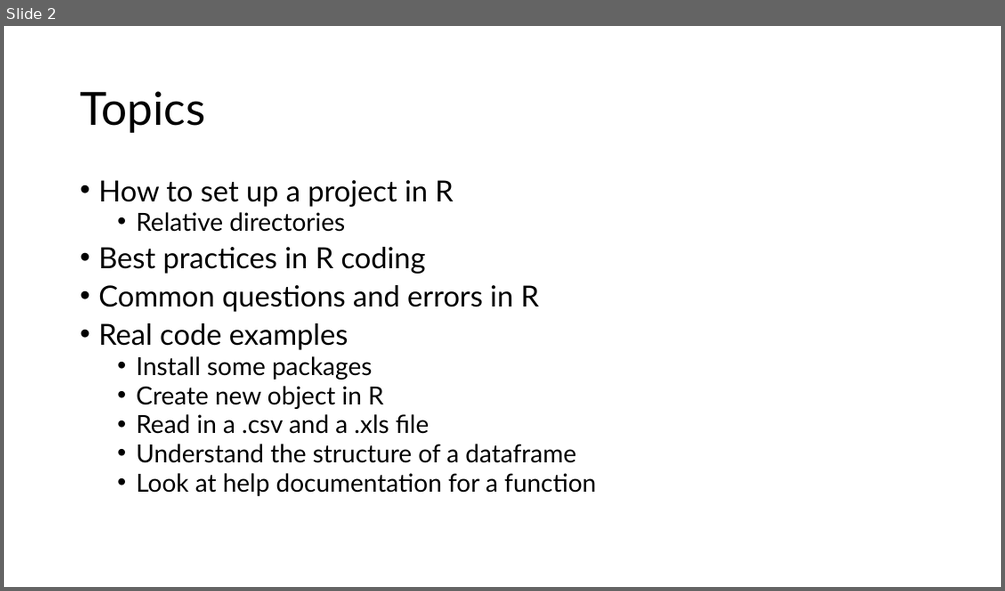
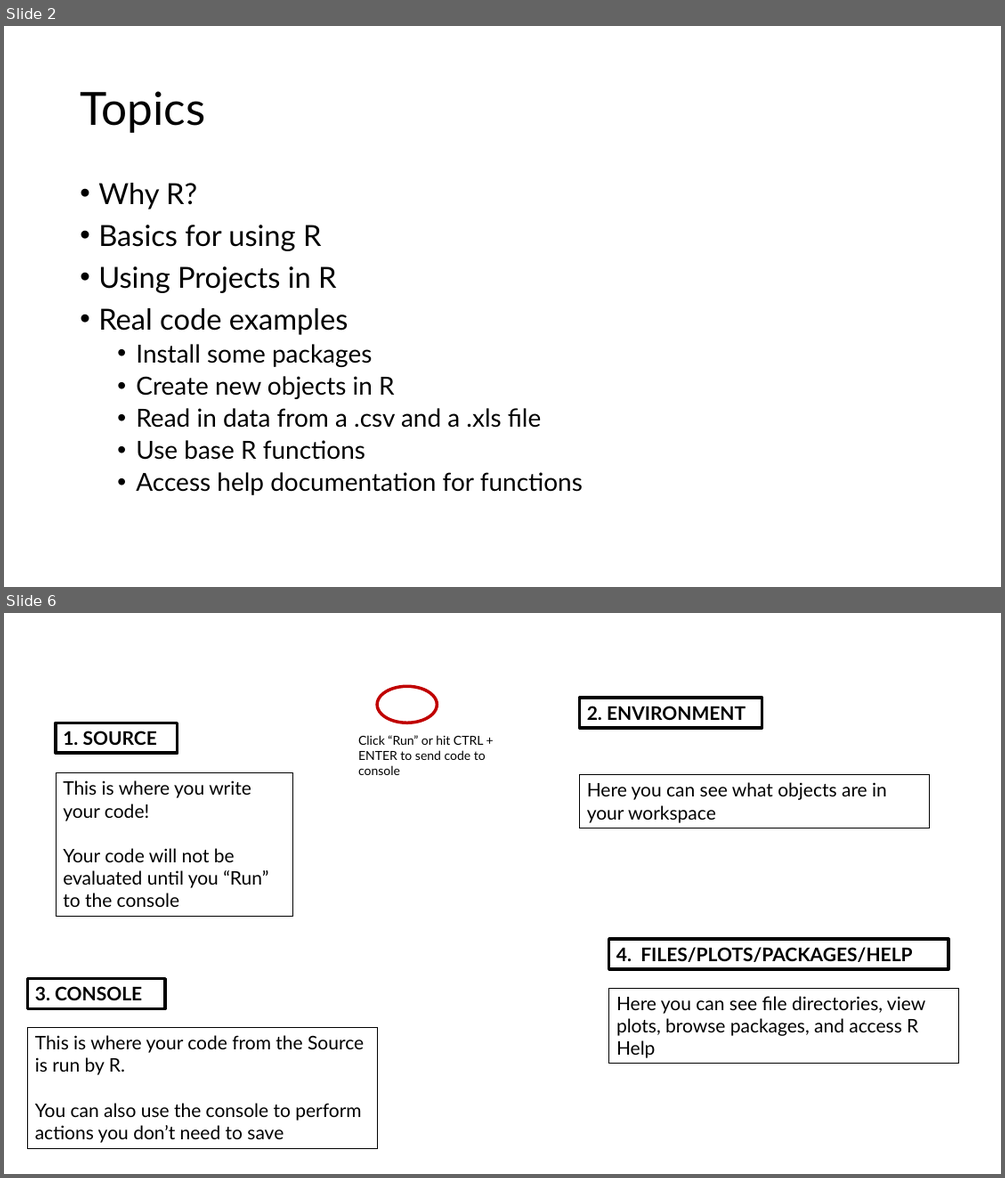
Before and after one commit to wwoelmer/BOPRC_1_R_Fundamentals, a slide deck: Introduction to R Workshop 1.pptx. Shown one above the other, each under a label of ours: slide 2 before the commit, slides 2 and 6 after it; the slides between them are not shown. The pictures are 1005x591 and 1005x1178 pixels, drawn with LibreOffice and Linux fonts; fonts in the diff are those of the drawing; background and template pictures are left out. Boxes give left, top, right and bottom in pixels: in the first picture for what was removed or moved away, otherwise in the second. Text is boxed around its words. In the diff, an @@ line names an element or a change of style, - is before the commit and + after.

```diff
--- a/Introduction to R Workshop 1.pptx
+++ b/Introduction to R Workshop 1.pptx
@@ slide 6 added at [4,613,1001,1174], background picture (left out) @@
@@ ellipse added at [377,686,437,723], outline #C00000 3 pt @@
@@ rectangle added at [580,698,762,728], fill #FFFFFF, outline #000000 3 pt, 18 pt, text #000000, bold @@
+2. ENVIRONMENT
@@ rectangle added at [56,723,178,753], outline #000000 3 pt, 18 pt, text #000000, bold @@
+1. SOURCE
@@ text added at [358,735,485,775], 12 pt, text #000000 @@
+Click “Run” or hit CTRL + ENTER to send code to console
@@ rectangle added at [56,773,292,916], outline #000000 0.75 pt, 18 pt, text #000000 @@
+This is where you write your code!
+Your code will not be evaluated until you “Run” to the console
@@ rectangle added at [580,774,929,827], fill #FFFFFF, outline #000000 0.75 pt, 18 pt, text #000000 @@
+Here you can see what objects are in your workspace
@@ rectangle added at [609,939,948,969], fill #FFFFFF, outline #000000 3 pt, 18 pt, text #000000, bold @@
+4. FILES/PLOTS/PACKAGES/HELP
@@ rectangle added at [28,979,165,1008], fill #FFFFFF, outline #000000 3 pt, 18 pt, text #000000, bold @@
+3. CONSOLE
@@ rectangle added at [609,988,958,1063], fill #FFFFFF, outline #000000 0.75 pt, 18 pt, text #000000 @@
+Here you can see file directories, view plots, browse packages, and access R Help
@@ rectangle added at [28,1027,377,1149], fill #FFFFFF, outline #000000 0.75 pt, 18 pt, text #000000 @@
+This is where your code from the Source is run by R.
+You can also use the console to perform actions you don’t need to save
@@ slide 2 changed as well @@
@@ text at [98,183,336,293]: text changed @@
-• How to set up a project in R
-  • Relative directories
-• Best practices in R coding
-• Common questions and errors in R
+• Why R?
+• Basics for using R
+• Using Projects in R
@@ text at [98,308,372,367]: line spacing 0.8 to 0.9 @@
@@ text at [136,376,582,495]: text changed @@
-  • Create new object in R
-  • Read in a .csv and a .xls file
-  • Understand the structure of a dataframe
-  • Look at help documentation for a function
+  • Create new objects in R
+  • Read in data from a .csv and a .xls file
+  • Use base R functions
+  • Access help documentation for functions
```
Also in this commit, not shown: 4 other slides changed, 16 other slides added, 9 slides removed.
